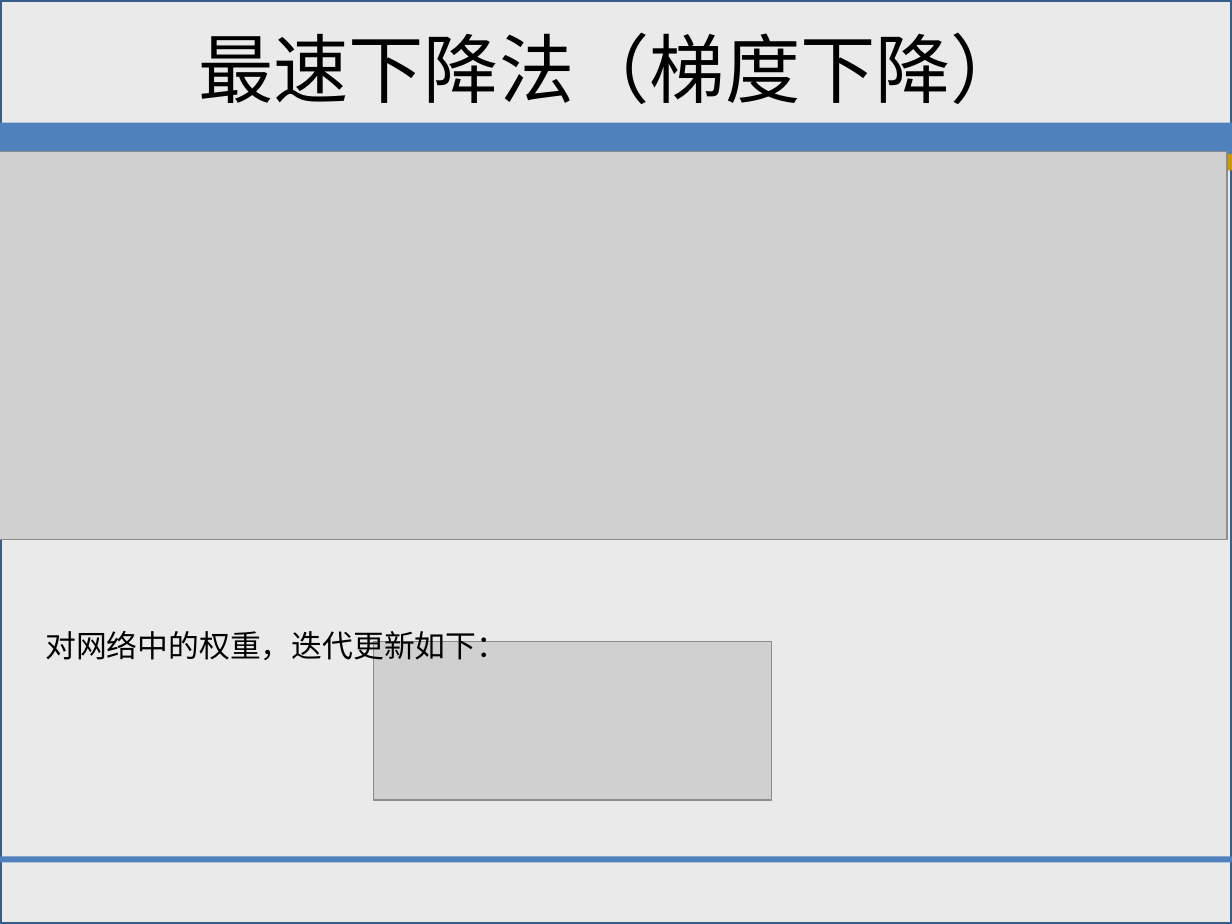
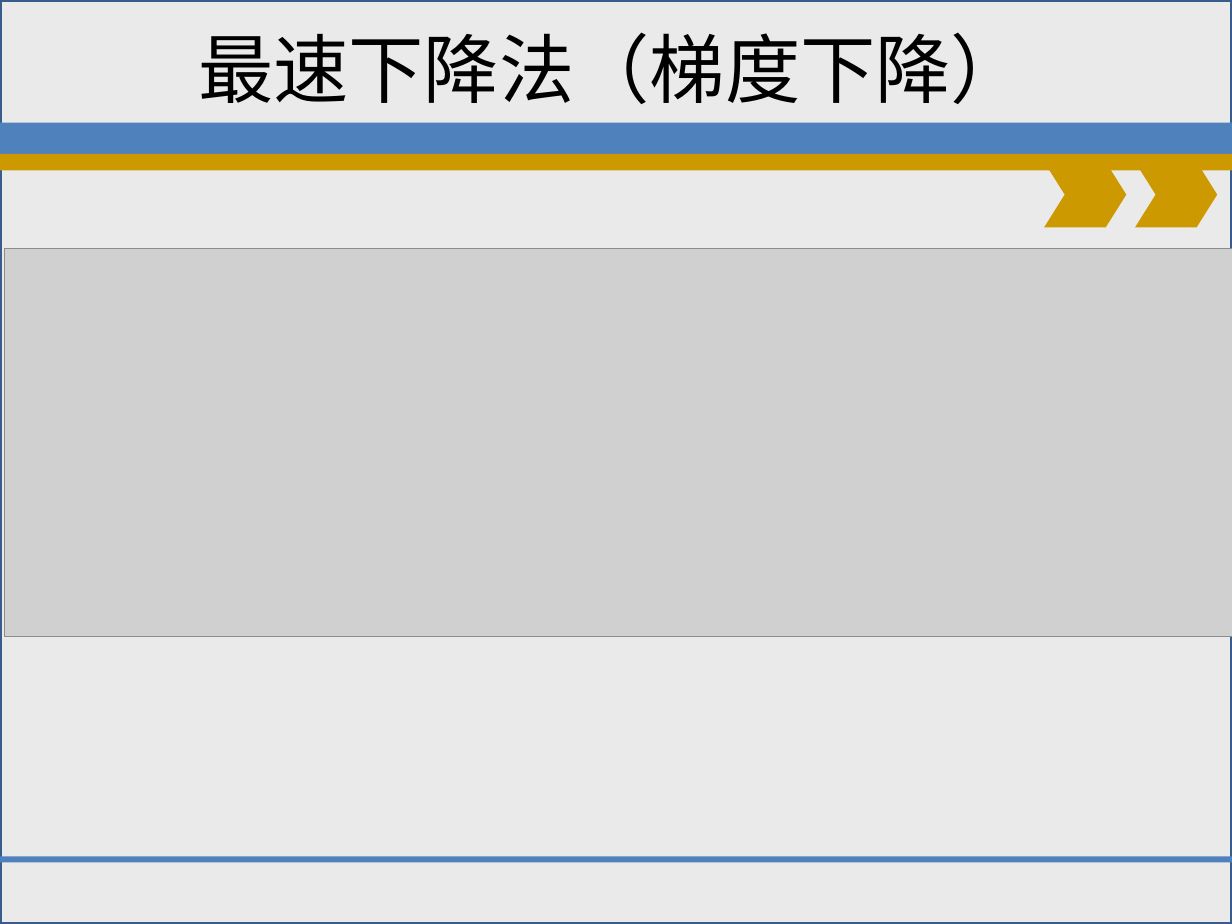
Before and after one commit to shfkuang/shfkuang.github.io, a slide deck: slide 3 of dm2019/dmch63.ppt. Drawn at 1232x924 pixels with LibreOffice and Linux fonts; fonts in the diff are those of the drawing; grey boxes stand for pictures; background and template pictures are left out. Boxes give left, top, right and bottom in pixels: in the first picture for what was removed or moved away, otherwise in the second. Text is boxed around its words. In the diff, an @@ line names an element or a change of style, - is before the commit and + after.

```diff
--- a/dm2019/dmch63.ppt
+++ b/dm2019/dmch63.ppt
@@ freeform shape added at [1045, 161, 1127, 227], fill #CC9900 @@
@@ freeform shape added at [1135, 161, 1217, 227], fill #CC9900 @@
@@ picture: place and size @@
-picture at [0, 152, 1227, 540]
+picture at [5, 249, 1232, 637]
@@ text removed at [45, 631, 507, 666] @@
-对网络中的权重，迭代更新如下：
@@ picture removed at [373, 642, 771, 801] @@
```
Also in this commit, not shown: 11 other slides changed, 1 slide added, 1 other file.
